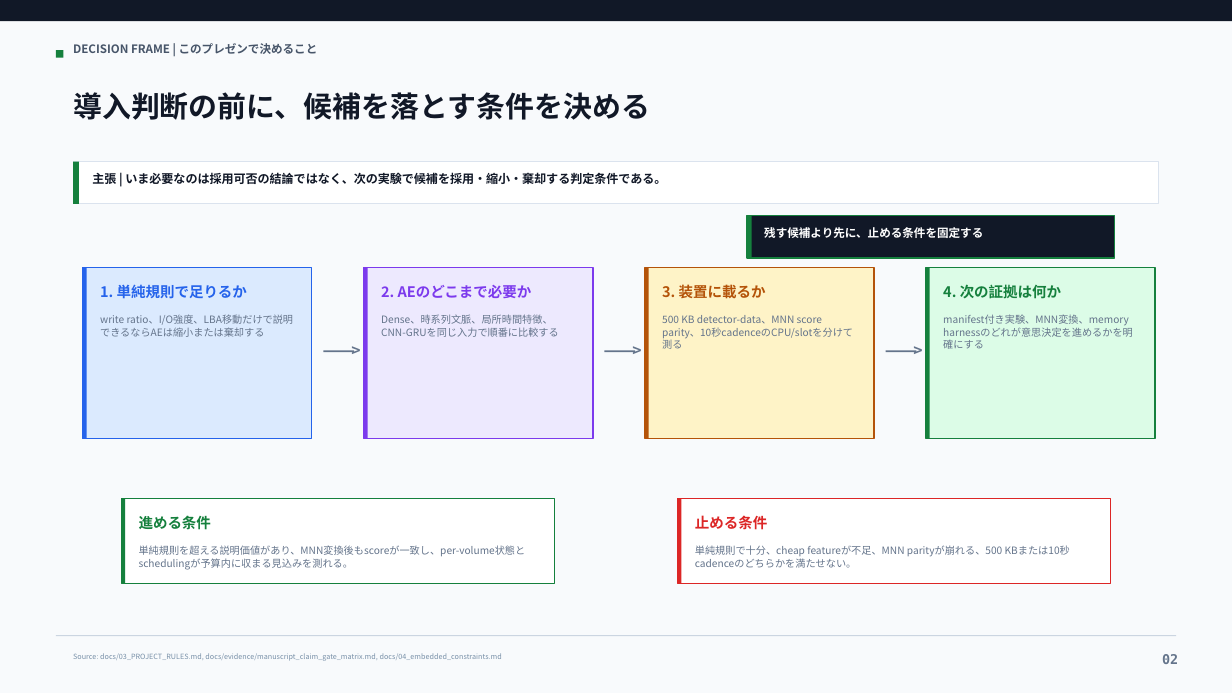
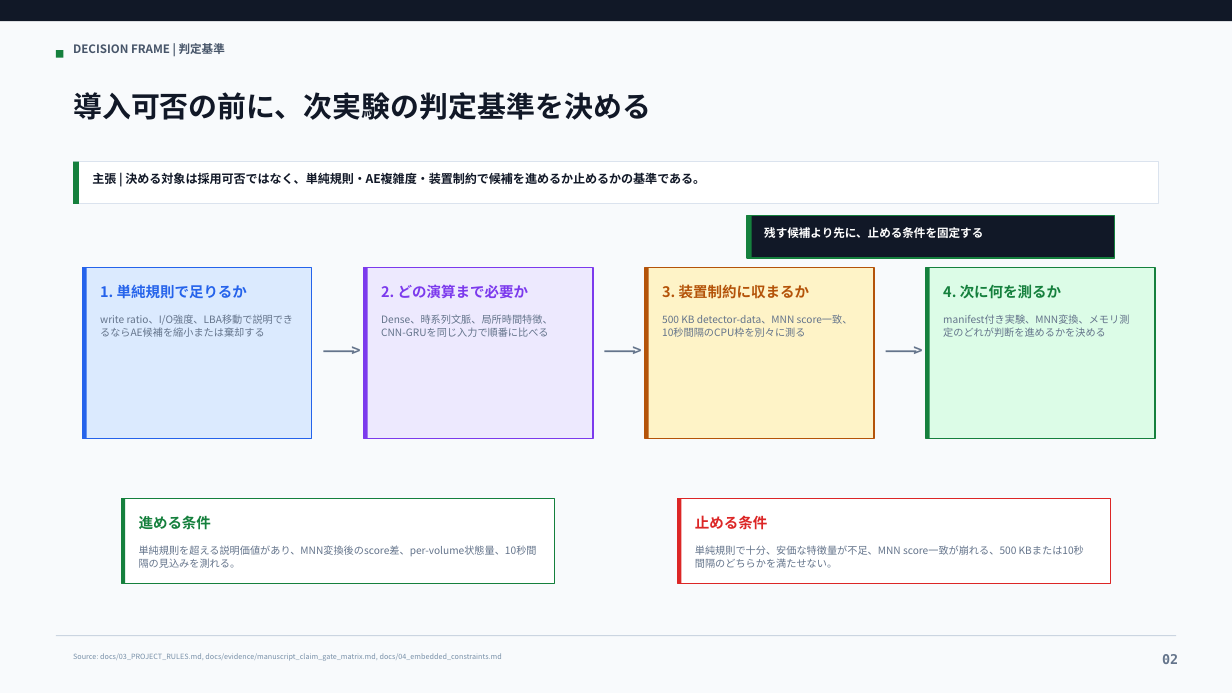
Before and after one commit to t0m0h1r0/research-anomaly, a slide deck: slide 2 of paper/presentations/storage_embedded_ransomware_sponsor_brief.pptx. Drawn at 1232x693 pixels with LibreOffice and Linux fonts; fonts in the diff are those of the drawing. Boxes give left, top, right and bottom in pixels: in the first picture for what was removed or moved away, otherwise in the second. Text is boxed around its words. In the diff, an @@ line names an element or a change of style, - is before the commit and + after.

```diff
--- a/paper/presentations/storage_embedded_ransomware_sponsor_brief.pptx
+++ b/paper/presentations/storage_embedded_ransomware_sponsor_brief.pptx
@@ text at box(73, 43, 225, 54): text changed @@
-DECISION FRAME | このプレゼンで決めること
+DECISION FRAME | 判定基準
@@ text at box(73, 92, 651, 120): text changed @@
-導入判断の前に、候補を落とす条件を決める
+導入可否の前に、次実験の判定基準を決める
@@ text at box(92, 172, 705, 184): text changed @@
-主張 | いま必要なのは採用可否の結論ではなく、次の実験で候補を採用・縮小・棄却する判定条件である。
+主張 | 決める対象は採用可否ではなく、単純規則・AE複雑度・装置制約で候補を進めるか止めるかの基準である。
@@ text at box(381, 284, 528, 299): text changed @@
-2. AEのどこまで必要か
+2. どの演算まで必要か
@@ text at box(662, 284, 809, 299): text changed @@
-3. 装置に載るか
+3. 装置制約に収まるか
@@ text at box(943, 284, 1061, 299): text changed @@
-4. 次の証拠は何か
+4. 次に何を測るか
@@ text at box(100, 314, 294, 325): text changed @@
-write ratio、I/O強度、LBA移動だけで説明できるならAEは縮小または棄却する
+write ratio、I/O強度、LBA移動で説明できるならAE候補を縮小または棄却する
@@ text at box(381, 314, 553, 337): text changed @@
-Dense、時系列文脈、局所時間特徴、CNN-GRUを同じ入力で順番に比較する
+Dense、時系列文脈、局所時間特徴、CNN-GRUを同じ入力で順番に比べる
@@ text at box(662, 314, 853, 337): text changed @@
-500 KB detector-data、MNN score parity、10秒cadenceのCPU/slotを分けて測る
+500 KB detector-data、MNN score一致、10秒間隔のCPU枠を別々に測る
@@ text at box(943, 314, 1129, 337): text changed @@
-manifest付き実験、MNN変換、memory harnessのどれが意思決定を進めるかを明確にする
+manifest付き実験、MNN変換、メモリ測定のどれが判断を進めるかを決める
@@ text at box(139, 545, 537, 568): text changed @@
-単純規則を超える説明価値があり、MNN変換後もscoreが一致し、per-volume状態とschedulingが予算内に収まる見込みを測れる。
+単純規則を超える説明価値があり、MNN変換後のscore差、per-volume状態量、10秒間隔の見込みを測れる。
@@ text at box(695, 545, 1016, 568): text changed @@
-単純規則で十分、cheap featureが不足、MNN parityが崩れる、500 KBまたは10秒cadenceのどちらかを満たせない。
+単純規則で十分、安価な特徴量が不足、MNN score一致が崩れる、500 KBまたは10秒間隔のどちらかを満たせない。
```
Also in this commit, not shown: 5 other slides changed, 12 other files.
